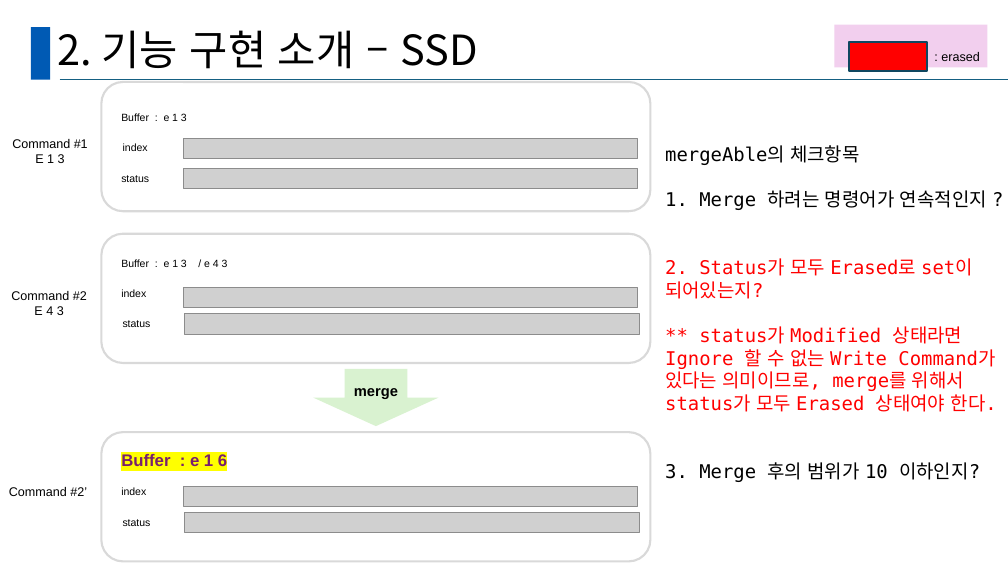
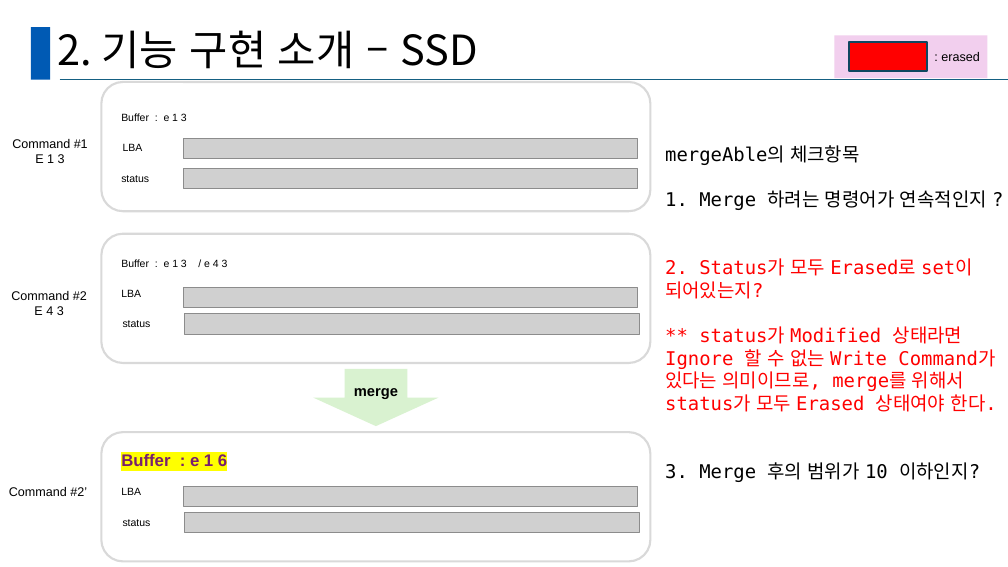
Before and after one commit to GanghyunLee/deep-dive-ssd, a slide deck: slide 36 of D조_DeepDive.pptx (slide 32 before the commit). Drawn at 1008x567 pixels with LibreOffice and Linux fonts; fonts in the diff are those of the drawing; grey boxes stand for pictures. Boxes give left, top, right and bottom in pixels: in the first picture for what was removed or moved away, otherwise in the second. Text is boxed around its words. In the diff, an @@ line names an element or a change of style, - is before the commit and + after.

```diff
--- a/D조_DeepDive.pptx
+++ b/D조_DeepDive.pptx
@@ rectangle moved from (x1=835, y1=25, x2=988, y2=68) to (x1=835, y1=36, x2=988, y2=79) @@
@@ text at (x1=123, y1=143, x2=143, y2=151): text changed @@
-index
+LBA
@@ text at (x1=121, y1=289, x2=141, y2=297): text changed @@
-index
+LBA
@@ text at (x1=121, y1=487, x2=141, y2=495): text changed @@
-index
+LBA
```
Also in this commit, not shown: 11 other slides changed.
